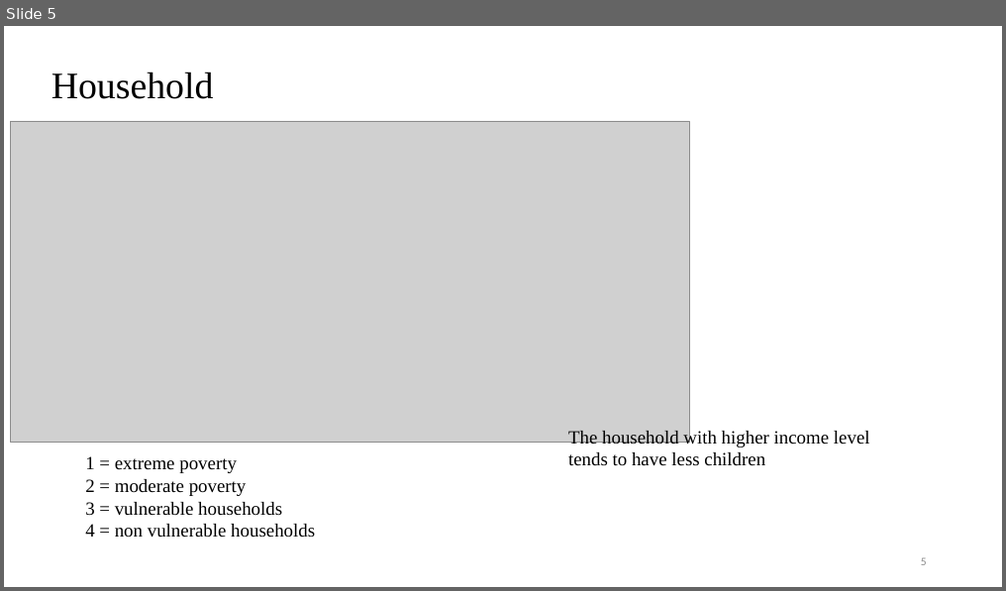
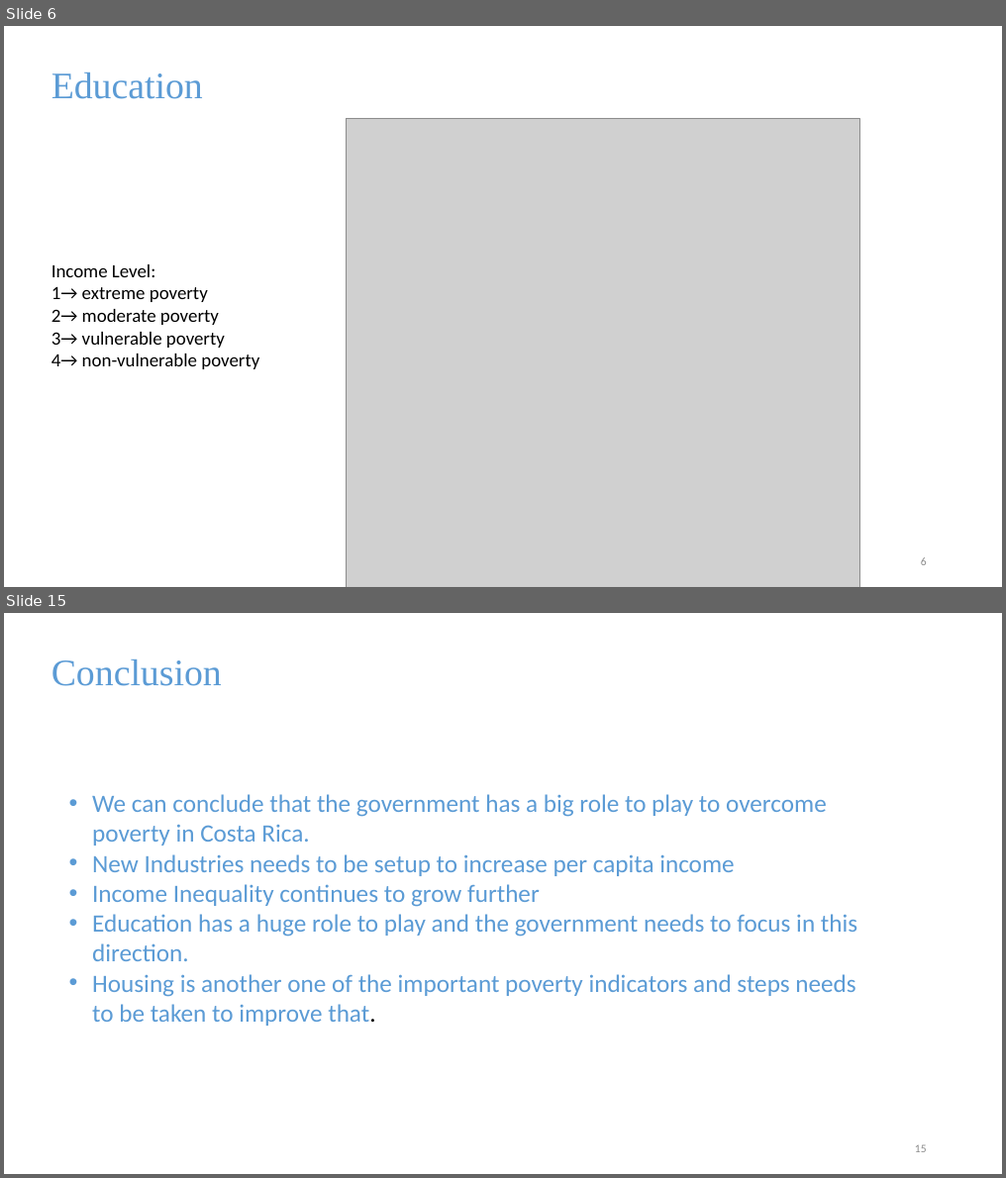
Before and after one commit to zhaomh1998/ece143, a slide deck: ECE143 presentation.pptx. Shown one above the other, each under a label of ours: slide 5 before the commit, slides 6 and 15 after it; the slides between them are not shown. The pictures are 1006x591 and 1006x1178 pixels, drawn with LibreOffice and Linux fonts; fonts in the diff are those of the drawing; grey boxes stand for pictures. Boxes give left, top, right and bottom in pixels: in the first picture for what was removed or moved away, otherwise in the second. Text is boxed around its words. In the diff, an @@ line names an element or a change of style, - is before the commit and + after.

```diff
--- a/ECE143 presentation.pptx
+++ b/ECE143 presentation.pptx
@@ slide 15 added at [4, 613, 1002, 1174], background #FFFFFF @@
@@ text added at [52, 660, 222, 686], 36 pt, text #5B9BD5 @@
+Conclusion
@@ text added at [92, 794, 857, 1026], 24 pt, text #5B9BD5 @@
+• We can conclude that the government has a big role to play to overcome poverty in Costa Rica.
+• New Industries needs to be setup to increase per capita income
+• Income Inequality continues to grow further
+• Education has a huge role to play and the government needs to focus in this direction.
+• Housing is another one of the important poverty indicators and steps needs to be taken to improve that.
@@ page number added at [915, 1145, 927, 1153], 11 pt, text #8C8C8C @@
+15
@@ what was slide 5 is now slide 6 @@
@@ slide 6 changed as well @@
@@ text at [52, 73, 203, 99]: text changed; text colour #000000 to #5B9BD5 @@
-Household
+Education
@@ picture removed at [10, 121, 690, 443] @@
@@ picture added at [347, 118, 859, 587] @@
@@ text at [52, 265, 259, 370]: text changed; font Times New Roman to Calibri @@
-1 = extreme poverty
-2 = moderate poverty
-3 = vulnerable households
-4 = non vulnerable households
+Income Level:
+1→ extreme poverty
+2→ moderate poverty
+3→ vulnerable poverty
+4→ non-vulnerable poverty
@@ text removed at [568, 429, 870, 467] @@
-The household with higher income level tends to have less children
```
Also in this commit, not shown: 4 other slides changed, 9 other slides added, 4 slides removed.
